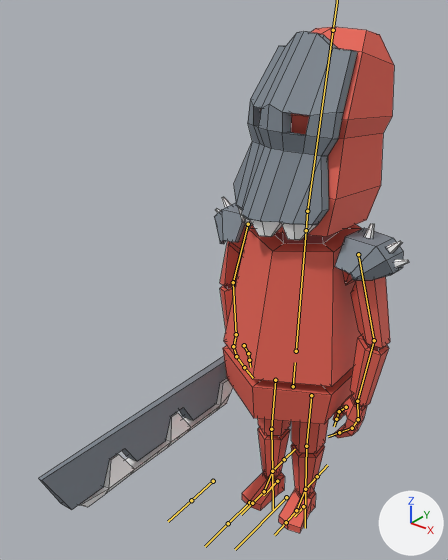
Renders of the FBX model Assets/Visuals/Animations/idle.fbx from each side of a commit.
Camera for both pictures: a camera (50 mm lens) standing at (13.1, -21.8, 25.3) and looking at (-1.3, -3.9, 14.2). Arrows for +X, +Y and +Z are at lower right; the lights stay in place. Both versions are drawn at frame 105 of the action 'Armature|ArmatureAction.001'; the numbers are the values there. The bones that bend it are drawn over the model as lines. Mesh edges are drawn as thin lines.

Names of what the first picture shows: 'Joana'.
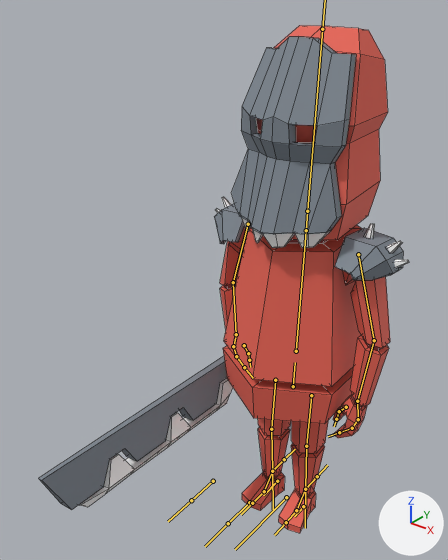
Pixel boxes (x1, y1, x2, y2) of what changed, in the pictures (448 x 560 px):
'Joana', posed: before (39, 27, 409, 533); after (39, 25, 409, 533)
bone 'Head', root to tip: before (307, 211) to (333, 30); after (307, 211) to (322, 29)

Patch to the scene script:
```diff
--- a/Assets/Visuals/Animations/idle.fbx.py
+++ b/Assets/Visuals/Animations/idle.fbx.py
@@ bone_head @@
 bone_head = bpy.data.objects['Armature'].pose.bones['Head']  # child of 'Neck'
-bone_head.rotation_quaternion = (0.994, -0.057, -0.095, 0.005)  # degrees (-7, -11, 1)
+bone_head.rotation_quaternion = (1.0, 0.0, 0.0, 0.0)  # degrees (0, 0, 0)
```
